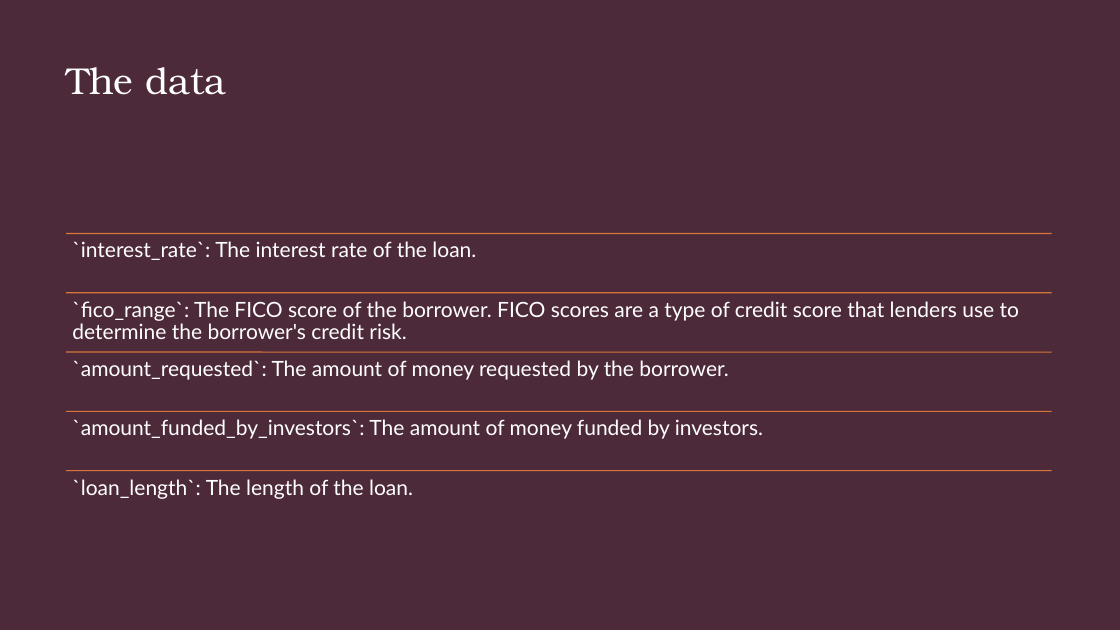
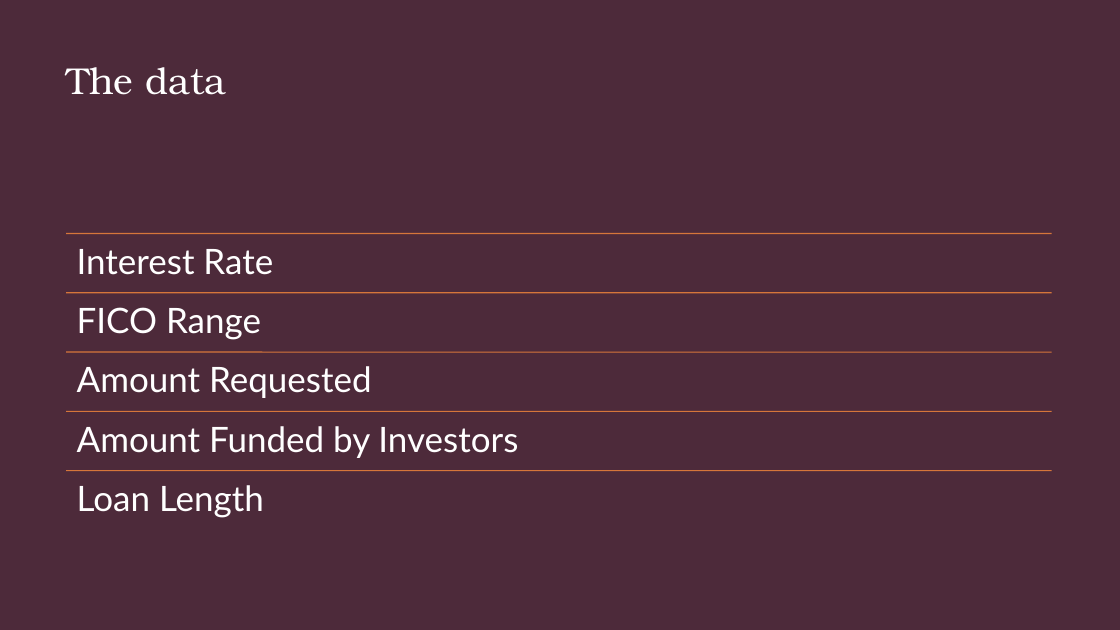
Before and after one commit to DocYoungblood/linear_regression_case_study, a slide deck: slide 3 of Banking_EDA_Final.pptx. Drawn at 1120x630 pixels with LibreOffice and Linux fonts; fonts in the diff are those of the drawing. Boxes give left, top, right and bottom in pixels: in the first picture for what was removed or moved away, otherwise in the second. Text is boxed around its words. In the diff, an @@ line names an element or a change of style, - is before the commit and + after.

Commit message:
changed data slide

```diff
--- a/Banking_EDA_Final.pptx
+++ b/Banking_EDA_Final.pptx
@@ text at [77,249,273,275]: text changed; size 18 to 30 pt @@
-`interest_rate`: The interest rate of the loan.
+Interest Rate
@@ text at [77,307,261,340]: text changed; size 18 to 30 pt @@
-`fico_range`: The FICO score of the borrower. FICO scores are a type of credit score that lenders use to determine the borrower's credit risk.
+FICO Range
@@ text at [77,366,371,398]: text changed; size 18 to 30 pt @@
-`amount_requested`: The amount of money requested by the borrower.
+Amount Requested
@@ text at [77,426,518,458]: text changed; size 18 to 30 pt @@
-`amount_funded_by_investors`: The amount of money funded by investors.
+Amount Funded by Investors
@@ text at [77,485,264,518]: text changed; size 18 to 30 pt @@
-`loan_length`: The length of the loan.
+Loan Length
```
